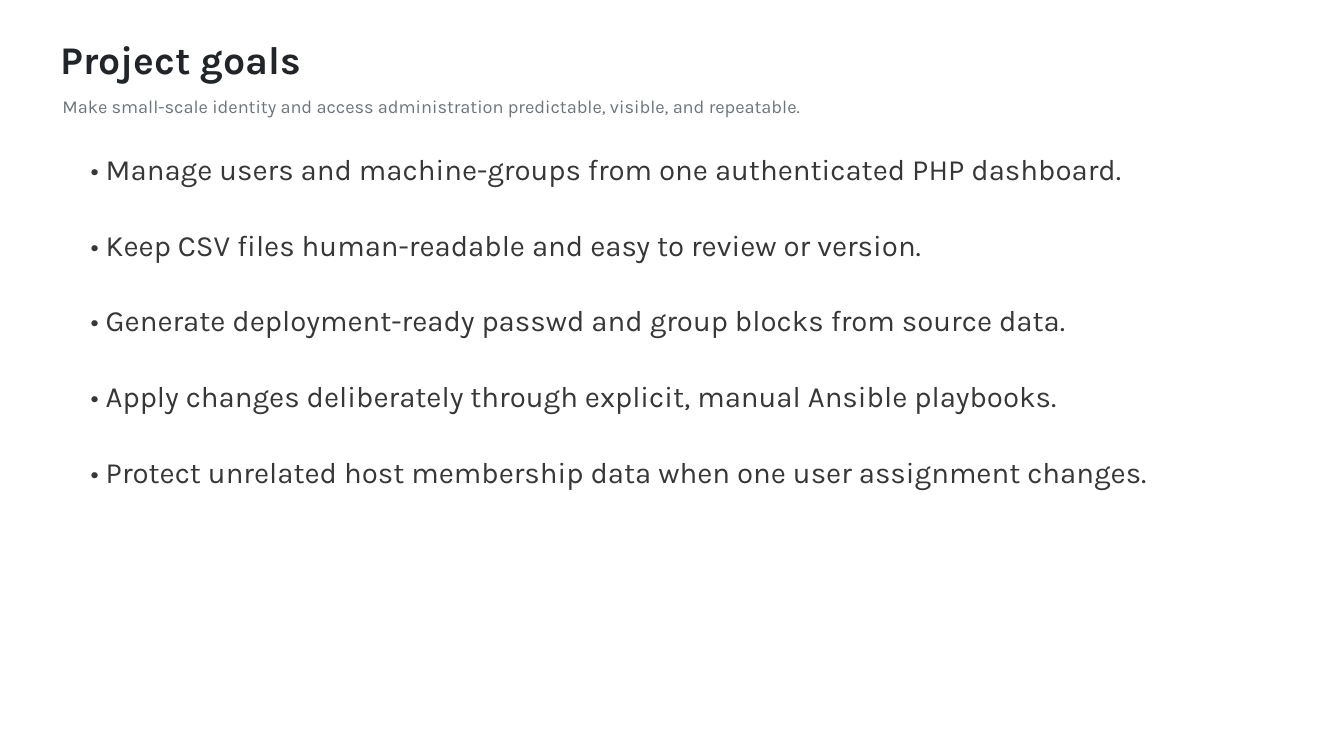
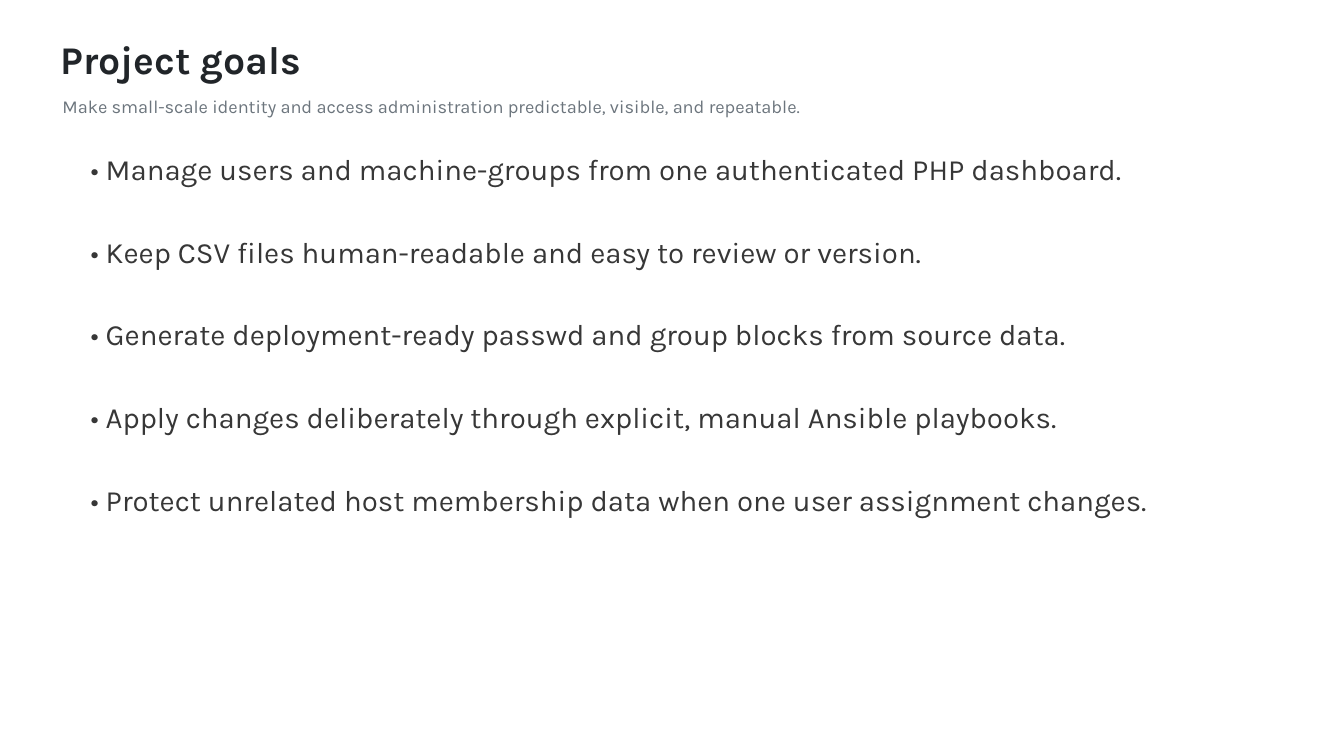
Before and after one commit to tomsandholm/csv-user-manager, a slide deck: slide 2 of docs/csv-user-manager-presentation.pptx. Drawn at 1344x756 pixels with LibreOffice and Linux fonts; fonts in the diff are those of the drawing. Boxes give left, top, right and bottom in pixels: in the first picture for what was removed or moved away, otherwise in the second. Text is boxed around its words. In the diff, an @@ line names an element or a change of style, - is before the commit and + after.

```diff
--- a/docs/csv-user-manager-presentation.pptx
+++ b/docs/csv-user-manager-presentation.pptx
@@ text "• Keep CSV files human-readable ...": place and size @@
-text "• Keep CSV files human-readable ..." at bbox=[106, 235, 921, 263]
+text "• Keep CSV files human-readable ..." at bbox=[106, 242, 921, 270]
@@ text "• Generate deployment-ready passwd and ...": place and size @@
-text "• Generate deployment-ready passwd and ..." at bbox=[106, 310, 1065, 338]
+text "• Generate deployment-ready passwd and ..." at bbox=[106, 324, 1065, 352]
@@ text "• Apply changes deliberately through ...": place and size @@
-text "• Apply changes deliberately through ..." at bbox=[106, 387, 1056, 414]
+text "• Apply changes deliberately through ..." at bbox=[106, 408, 1056, 435]
@@ text "• Protect unrelated host membership ...": place and size @@
-text "• Protect unrelated host membership ..." at bbox=[106, 463, 1146, 490]
+text "• Protect unrelated host membership ..." at bbox=[106, 491, 1146, 518]
```
Also in this commit, not shown: 2 other slides changed, 1 other file.
